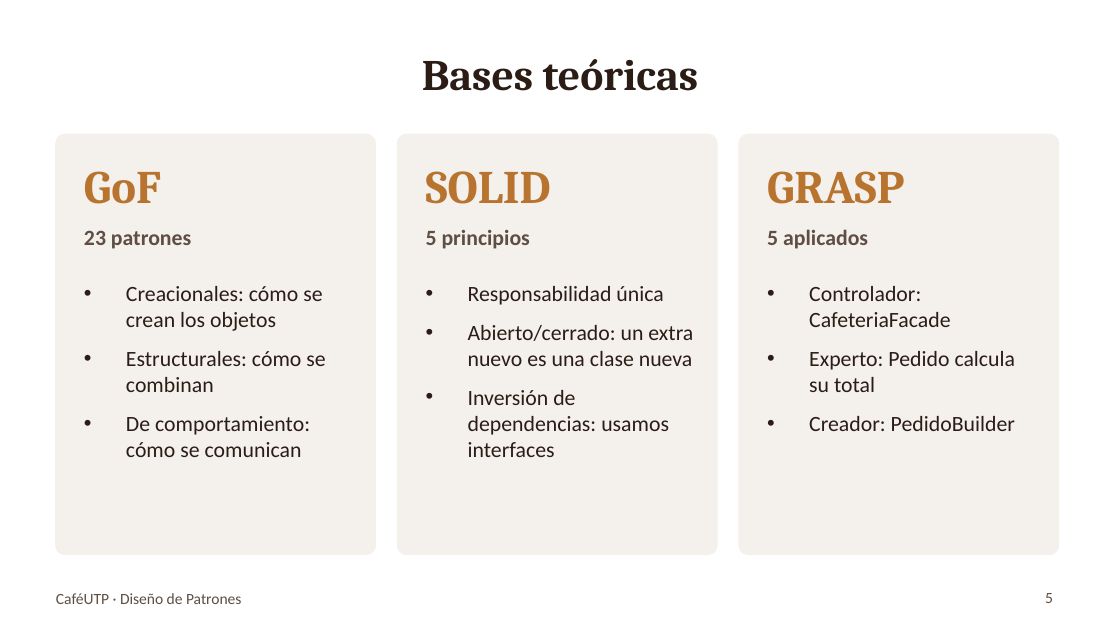
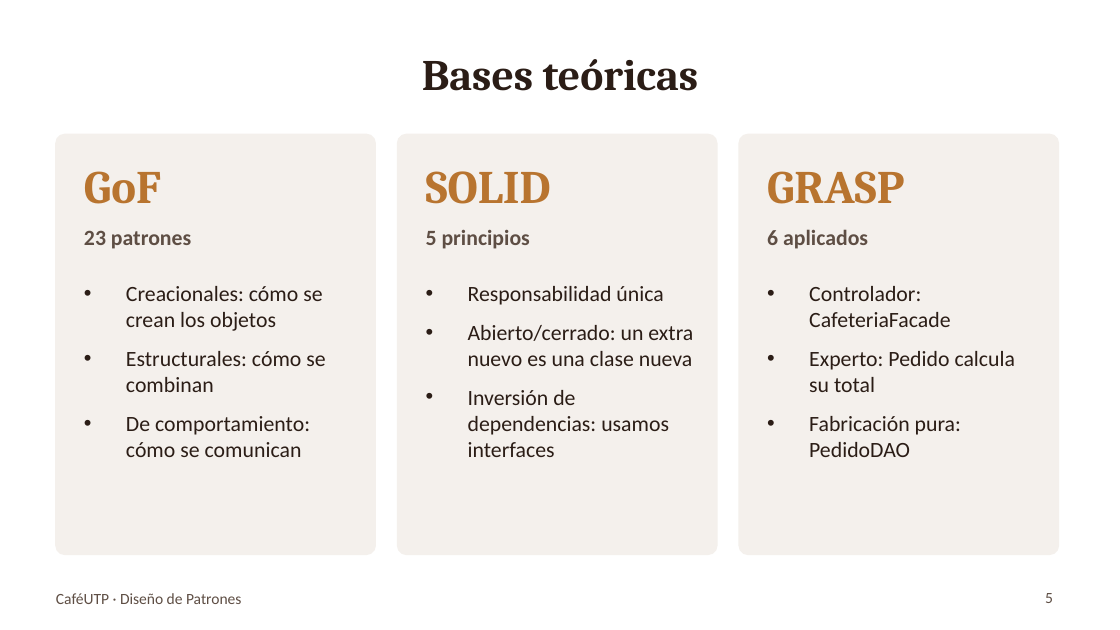
Before and after one commit to gian1475/Patrones_final, a slide deck: slide 5 of entregables/Presentacion_CafeUTP.pptx. Drawn at 1120x630 pixels with LibreOffice and Linux fonts; fonts in the diff are those of the drawing. Boxes give left, top, right and bottom in pixels: in the first picture for what was removed or moved away, otherwise in the second. Text is boxed around its words. In the diff, an @@ line names an element or a change of style, - is before the commit and + after.

```diff
--- a/entregables/Presentacion_CafeUTP.pptx
+++ b/entregables/Presentacion_CafeUTP.pptx
@@ text at box(767, 229, 868, 249): text changed @@
-5 aplicados
+6 aplicados
@@ text at box(809, 416, 961, 457): text changed @@
-• Creador: PedidoBuilder
+• Fabricación pura: PedidoDAO
```
Also in this commit, not shown: 13 other slides changed, 18 other files.
